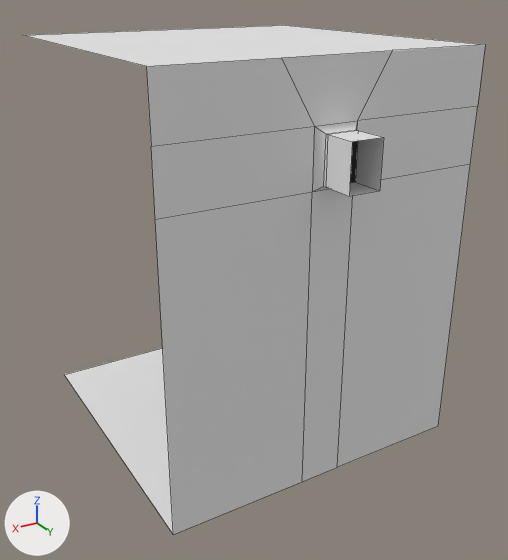
The FBX model Source/ProjectJanus/Assets/Models/Map_S02_002.fbx: old version first, new version second.
Before and after are seen from a 50 mm lens placed at (4.36, 7.67, 3.18), pointed at (0.03, 0.45, -0.43). The axes (+X, +Y, +Z) are drawn at lower left. The lights are the same throughout. Mesh edges are drawn as thin lines.

Objects in the first picture: 'wall'.
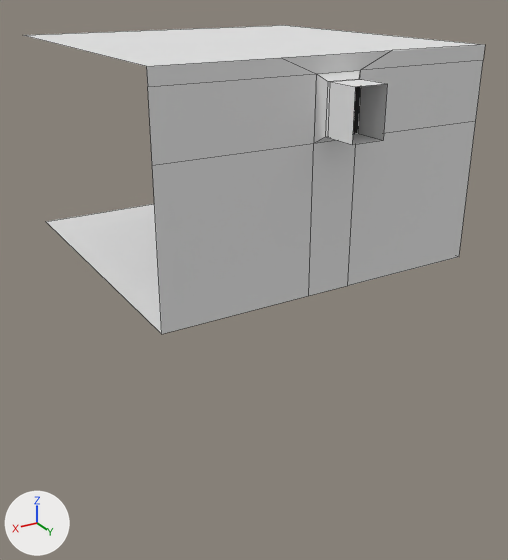
What the commit changed:
me_cube_001 has 28 vertices, 18 faces and spans x -2.0..2.0, y -2.0..2.51, z -2.5..2.5.
me_cube_001 is used by ob_wall; location (0.0, 0.0, 0.0).
me_cube_001 part 1: all 16 vertices in x -2.0..2.0, y 2.0..2.51, z 1.17..1.83 are moved by (0.0, 0.0, 0.5).
me_cube_001 part 2: all 6 vertices in x -2.0..2.0, y -2.0..2.0, z -2.5 are moved by (0.0, 0.0, 2.5).

Location of each change, (x1, y1, x2, y2) in pixels of the pictures (508 x 560 px; the box of a moved part takes in the faces that stretch with it):
'wall', reshaped (39% shorter)
    before: (24, 25, 485, 534)
    after: (24, 25, 485, 334)
part 1 of me_cube_001, moved or reshaped
    before: (146, 45, 485, 219)
    after: (146, 45, 485, 165)
part 2 of me_cube_001, moved or reshaped
    before: (64, 164, 470, 534)
    after: (46, 121, 476, 334)
